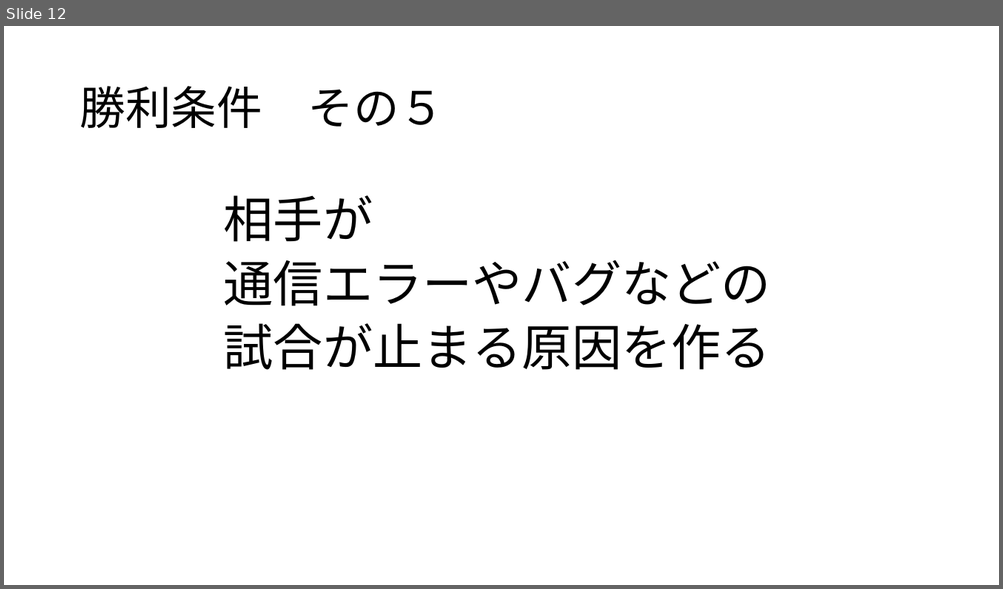
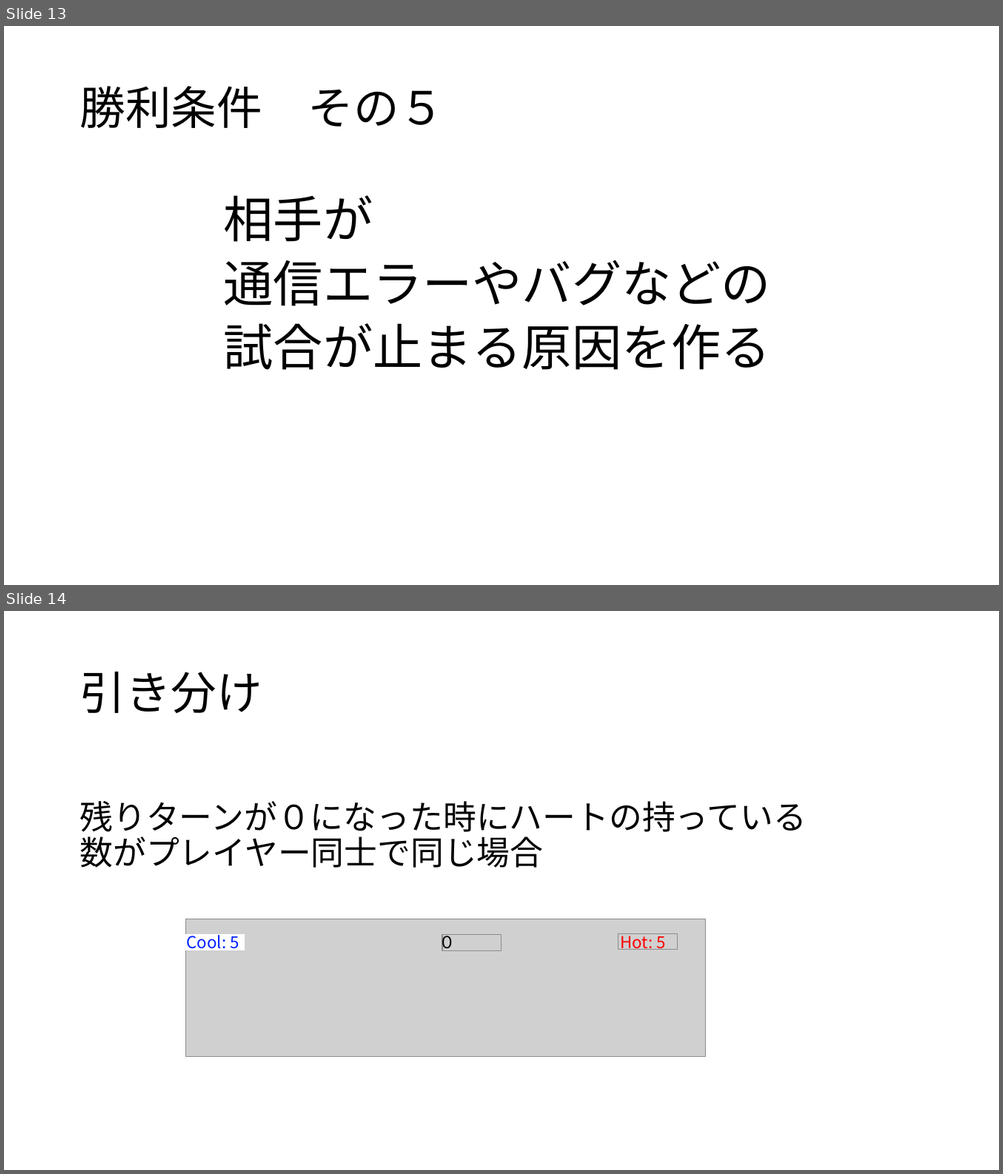
Before and after one commit to noko1024/ChaserDoc, a slide deck: New_U-16.pptx. Shown one above the other, each under a label of ours: slide 12 before the commit, slides 13 and 14 after it. The pictures are 1003x589 and 1003x1174 pixels, drawn with LibreOffice and Linux fonts; fonts in the diff are those of the drawing; grey boxes stand for pictures. Boxes give left, top, right and bottom in pixels: in the first picture for what was removed or moved away, otherwise in the second. Text is boxed around its words. In the diff, an @@ line names an element or a change of style, - is before the commit and + after.

```diff
--- a/New_U-16.pptx
+++ b/New_U-16.pptx
@@ slide 14 added at [4, 611, 999, 1170], background #FFFFFF @@
@@ title added at [79, 672, 262, 713], 44 pt, text #000000 @@
+引き分け
@@ text added at [79, 801, 806, 837], 32 pt, text #000000 @@
+残りターンが０になった時にハートの持っている数がプレイヤー同士で同じ場合
@@ picture added at [186, 919, 706, 1057] @@
@@ rectangle added at [186, 935, 244, 950], fill #FFFFFF, outline #FFFFFF 1 pt @@
@@ text added at [187, 932, 239, 953], 16 pt, text #0322FF @@
+Cool: 5
@@ text added at [439, 934, 455, 951], 16 pt, text #000000 @@
+０
@@ picture added at [442, 935, 501, 951] @@
@@ picture added at [618, 934, 677, 950] @@
@@ text added at [620, 934, 666, 950], 16 pt, text #FF0000 @@
+Hot: 5
@@ what was slide 12 is now slide 13 @@
```
Also in this commit, not shown: 2 slides changed, 1 other slide added, 1 slide removed.
